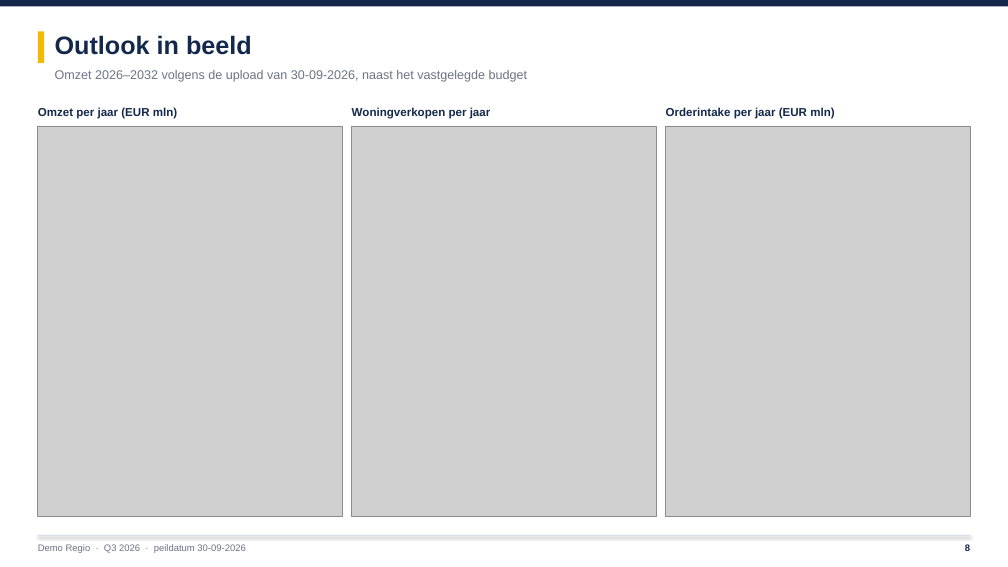
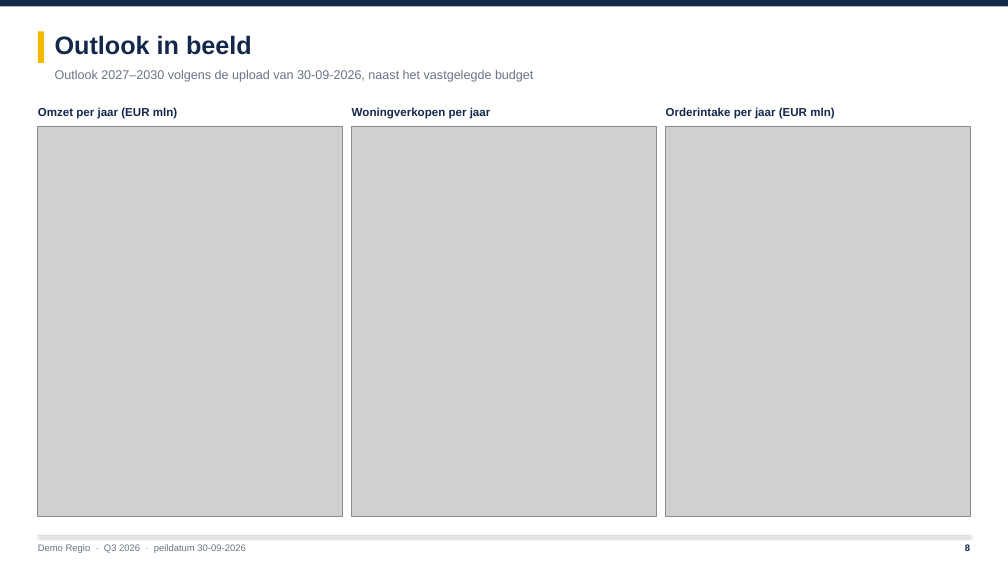
Before and after one commit to LuukLoohuis/Forecast-Builder, a slide deck: slide 8 of docs/Voorbeeld_PowerPoint.pptx. Drawn at 1008x567 pixels with LibreOffice and Linux fonts; fonts in the diff are those of the drawing; grey boxes stand for pictures. Boxes give left, top, right and bottom in pixels: in the first picture for what was removed or moved away, otherwise in the second. Text is boxed around its words. In the diff, an @@ line names an element or a change of style, - is before the commit and + after.

```diff
--- a/docs/Voorbeeld_PowerPoint.pptx
+++ b/docs/Voorbeeld_PowerPoint.pptx
@@ text at (55, 70, 533, 82): text changed @@
-Omzet 2026–2032 volgens de upload van 30-09-2026, naast het vastgelegde budget
+Outlook 2027–2030 volgens de upload van 30-09-2026, naast het vastgelegde budget
```
Also in this commit, not shown: 4 other slides changed, 1 slide added, 10 other files.
